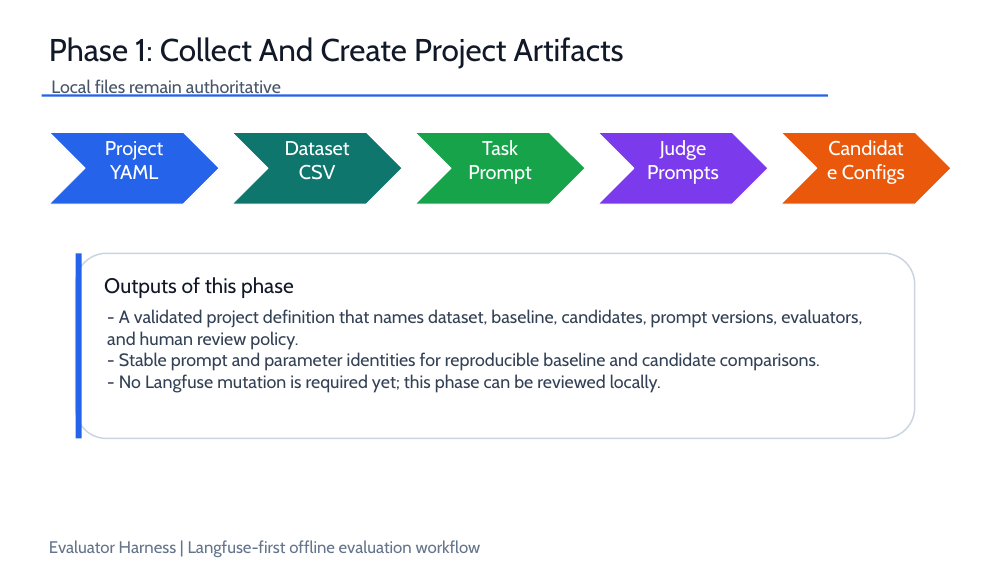
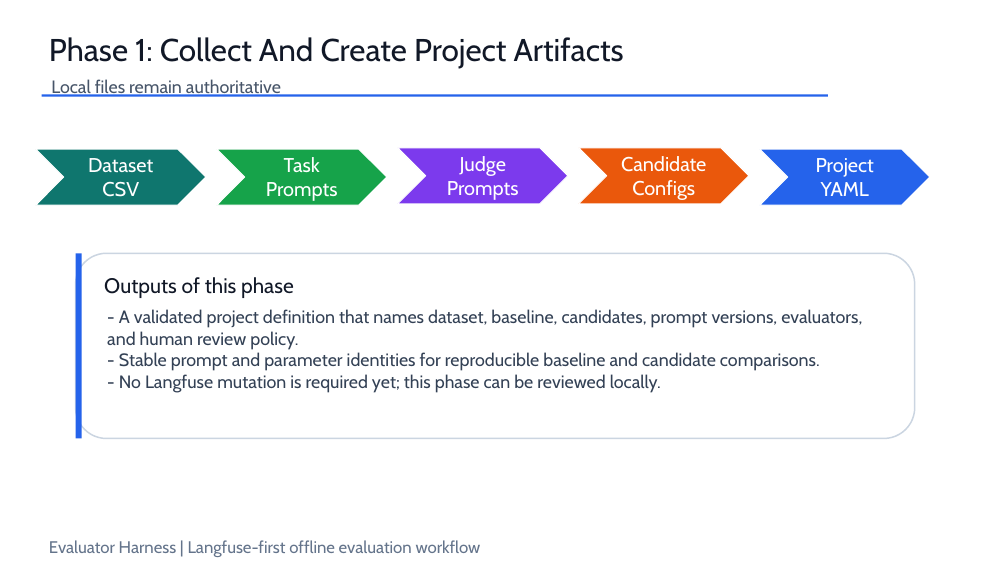
Before and after one commit to mscaldas2012/evaluator-harness, a slide deck: slide 7 of docs/evaluator_harness_project_presentation.pptx. Drawn at 1008x567 pixels with LibreOffice and Linux fonts; fonts in the diff are those of the drawing. Boxes give left, top, right and bottom in pixels: in the first picture for what was removed or moved away, otherwise in the second. Text is boxed around its words. In the diff, an @@ line names an element or a change of style, - is before the commit and + after.

```diff
--- a/docs/evaluator_harness_project_presentation.pptx
+++ b/docs/evaluator_harness_project_presentation.pptx
@@ chevron "Dataset CSV": place and size @@
-chevron "Dataset CSV" at box(232, 132, 402, 204)
+chevron "Dataset CSV" at box(36, 149, 206, 205)
@@ chevron "Task Prompts": place and size @@
-chevron "Task Prompts" at box(415, 132, 585, 204)
+chevron "Task Prompts" at box(217, 149, 387, 205)
@@ chevron "Judge Prompts": place and size @@
-chevron "Judge Prompts" at box(598, 132, 768, 204)
+chevron "Judge Prompts" at box(398, 147, 568, 203)
@@ chevron "Candidate Configs": place and size @@
-chevron "Candidate Configs" at box(781, 132, 951, 204)
+chevron "Candidate Configs" at box(578, 147, 749, 203)
@@ chevron "Project YAML": place and size @@
-chevron "Project YAML" at box(49, 132, 219, 204)
+chevron "Project YAML" at box(760, 149, 930, 205)
@@ text in chevron at box(266, 157, 338, 201): text changed @@
-Task Prompt
+Task
+Prompts
```
Also in this commit, not shown: 6 other slides changed, 1 slide removed, 1 other file.
